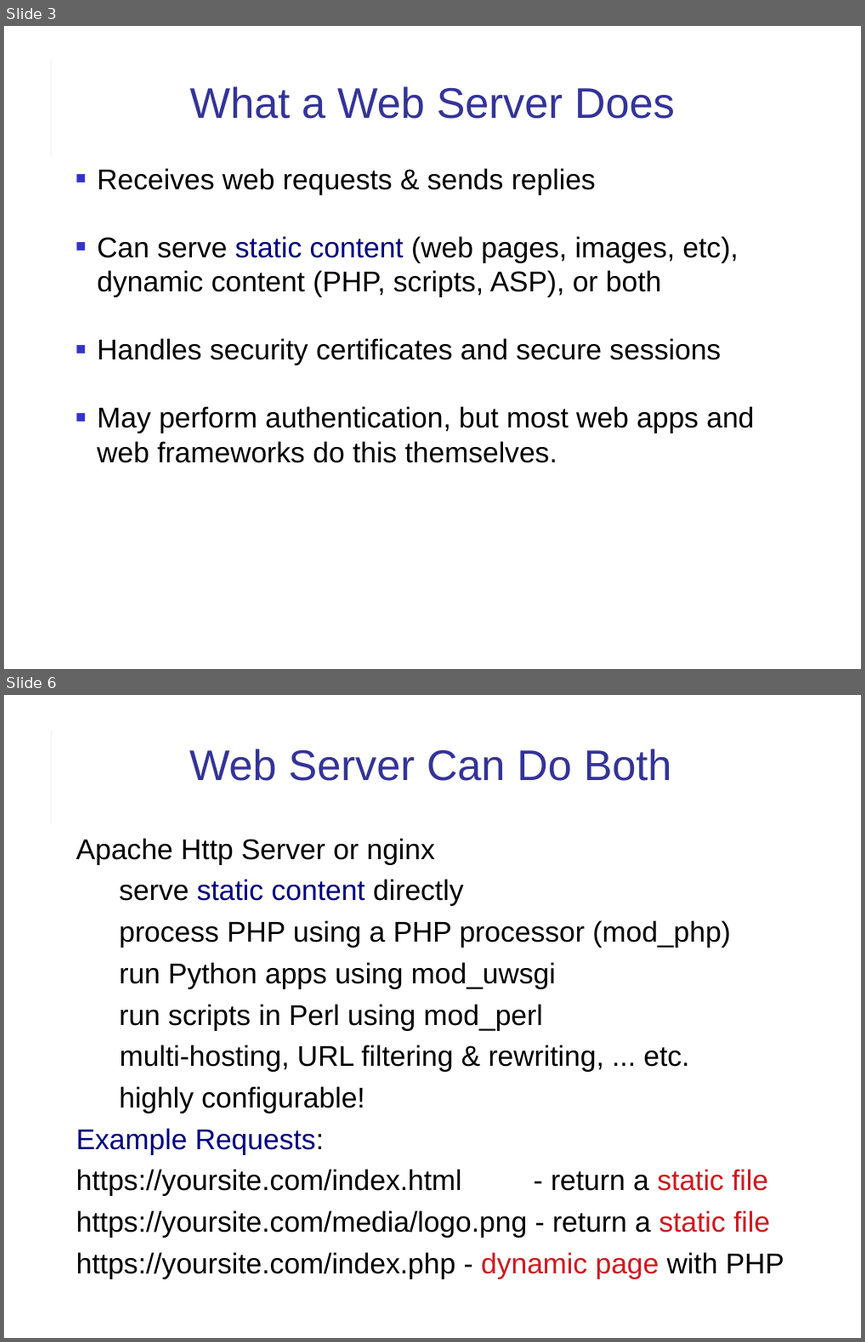
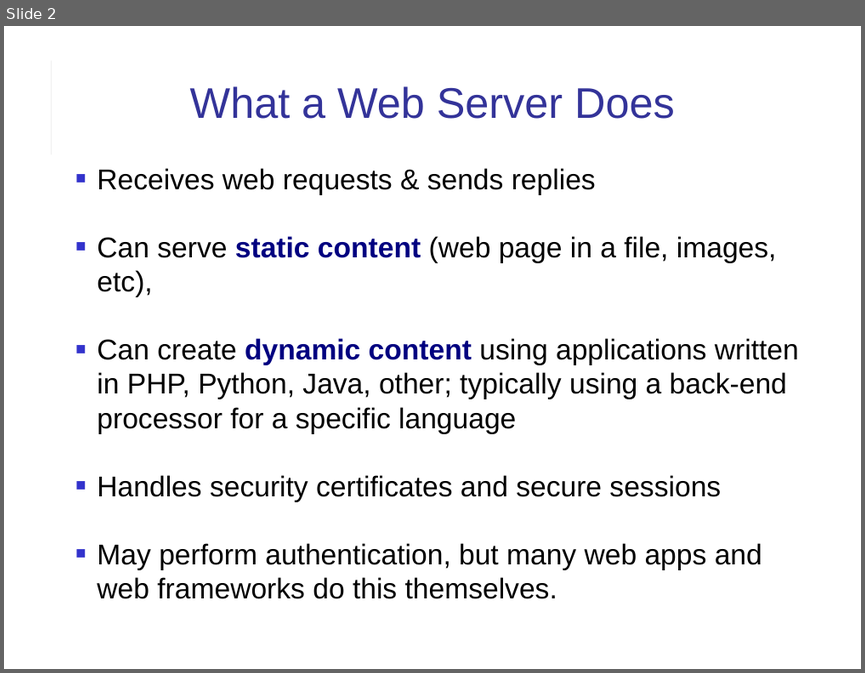
Before and after one commit to cpske/ISP, a slide deck: web/Web-Apps-and-Web-Servers.ppt. Shown one above the other, each under a label of ours: slides 3 and 6 before the commit, slide 2 after it; the slides between them are not shown. The pictures are 865x1342 and 865x673 pixels, drawn with LibreOffice and Linux fonts; fonts in the diff are those of the drawing. Boxes give left, top, right and bottom in pixels: in the first picture for what was removed or moved away, otherwise in the second. Text is boxed around its words. In the diff, an @@ line names an element or a change of style, - is before the commit and + after.

```diff
--- a/web/Web-Apps-and-Web-Servers.ppt
+++ b/web/Web-Apps-and-Web-Servers.ppt
@@ slide 6 removed at (x1=4, y1=695, x2=861, y2=1338), background #FFFFFF; not listed: 2 template elements that a slide beside it also shows @@
@@ title removed at (x1=189, y1=749, x2=672, y2=781) @@
-Web Server Can Do Both
@@ text removed at (x1=76, y1=838, x2=784, y2=1279) @@
-Apache Http Server or nginx
-  serve static content directly
-  process PHP using a PHP processor (mod_php)
-  run Python apps using mod_uwsgi
-  run scripts in Perl using mod_perl
-multi-hosting, URL filtering & rewriting, ... etc.
-  highly configurable!
-Example Requests:
-https://yoursite.com/index.html - return a static file
-https://yoursite.com/media/logo.png - return a static file
-https://yoursite.com/index.php - dynamic page with PHP
@@ what was slide 3 is now slide 2 @@
@@ slide 2 changed as well @@
@@ text at (x1=97, y1=236, x2=799, y2=434): text changed @@
-■ Can serve static content (web pages, images, etc), dynamic content (PHP, scripts, ASP), or both
+■ Can serve static content (web page in a file, images, etc),
+■ Can create dynamic content using applications written in PHP, Python, Java, other; typically using a back-end processor for a specific language
@@ text at (x1=97, y1=543, x2=762, y2=599): text changed @@
-■ May perform authentication, but most web apps and web frameworks do this themselves.
+■ May perform authentication, but many web apps and web frameworks do this themselves.
```
Also in this commit, not shown: 7 other slides changed, 10 slides added, 6 other slides removed, 4 other files.
